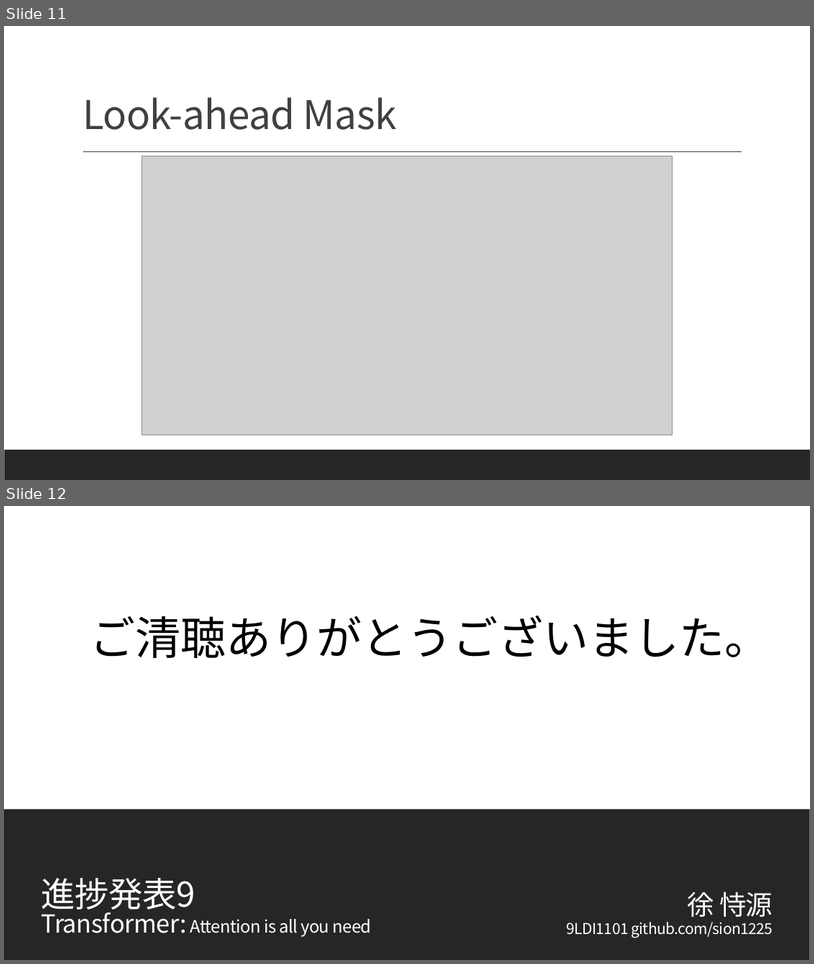
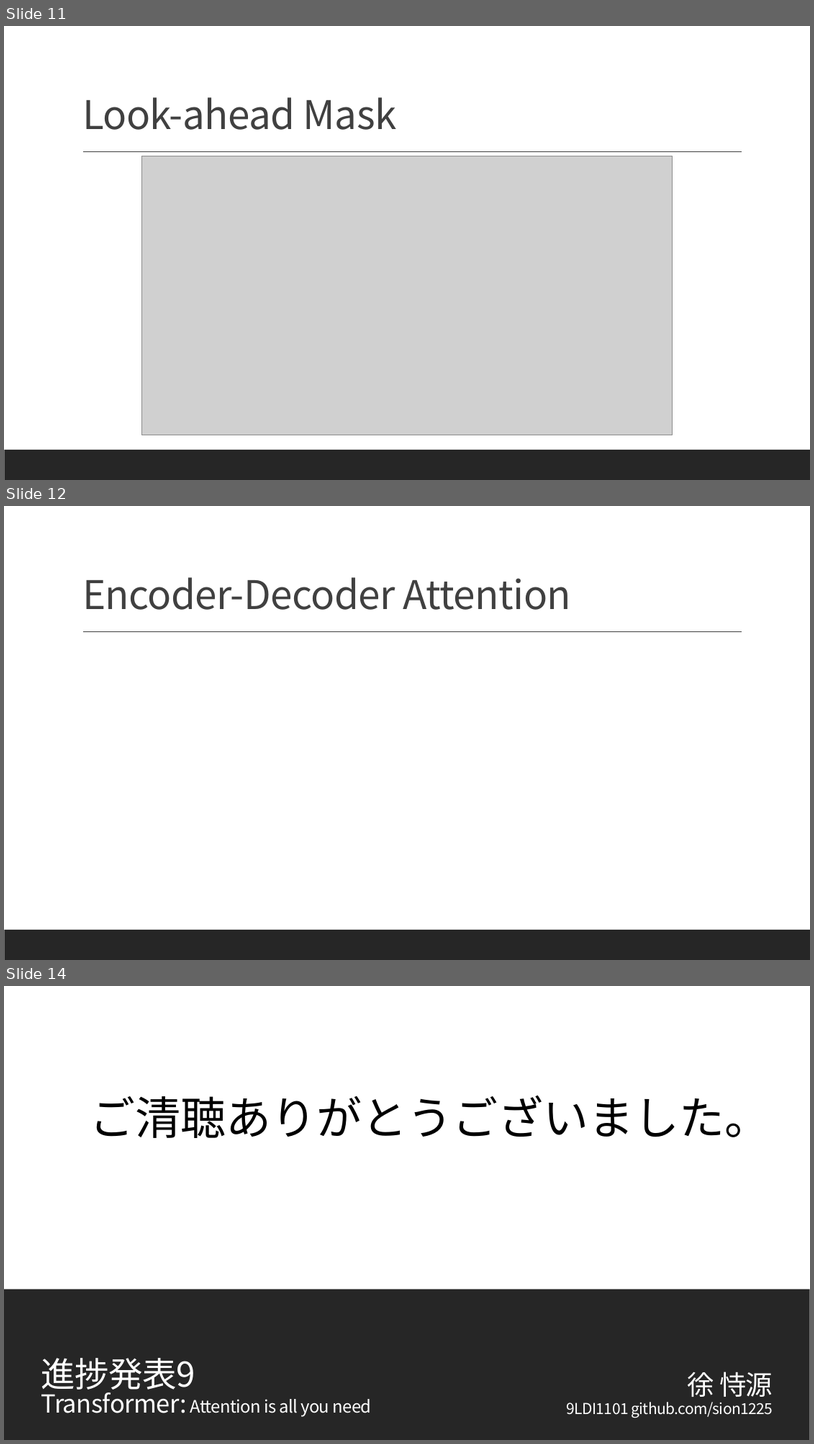
Before and after one commit to Sion1225/Study-Deeplearning-NLP, a slide deck: Presentation/ppt9 Transformer2.pptx. Shown one above the other, each under a label of ours: slides 11 and 12 before the commit, slides 11, 12 and 14 after it; the slides between them are not shown. The pictures are 814x964 and 814x1444 pixels, drawn with LibreOffice and Linux fonts; fonts in the diff are those of the drawing; grey boxes stand for pictures. Boxes give left, top, right and bottom in pixels: in the first picture for what was removed or moved away, otherwise in the second. Text is boxed around its words. In the diff, an @@ line names an element or a change of style, - is before the commit and + after.

```diff
--- a/Presentation/ppt9 Transformer2.pptx
+++ b/Presentation/ppt9 Transformer2.pptx
@@ slide 12 added at (4, 506, 810, 960), background #FFFFFF; not listed: 2 template elements that a slide beside it also shows @@
@@ title added at (82, 577, 571, 610), 47 pt, text #404040 @@
+Encoder-Decoder Attention
@@ what was slide 12 is now slide 14 @@
```
Also in this commit, not shown: 1 other slide added, 1 other file.
